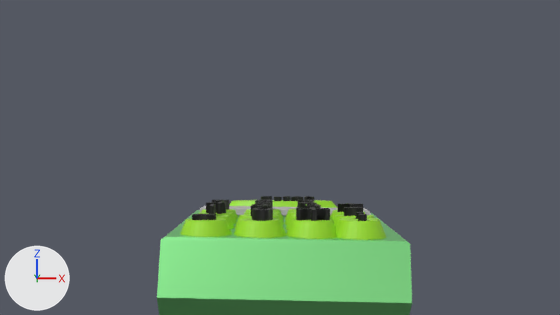
Two versions of the Blender file calculator-model.blend, one commit apart.
Rendered twice from the file's camera 'Camera'. Every picture has the same lights, and +X, +Y and +Z are marked at lower left.

The first picture shows '0', 'but1', 'but2', 'but4', 'but6', 'but7', 'but9', 'but_clear', 'but_div', 'but_enter', 'but_minus', 'but_mov', 'but_plus', 'calc', 'screen'.
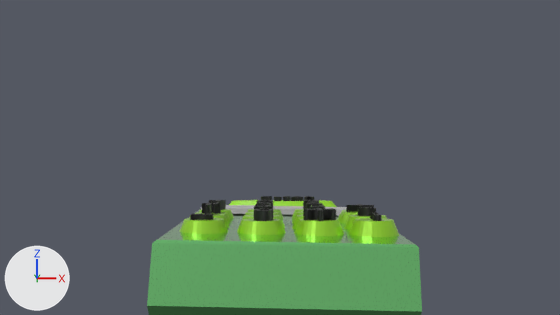
Changed parts and their boxes (x1, y1, x2, y2) in the pictures (560 x 315 px):
'calc', surface changed, rescaled
    before: (157, 210, 412, 315)
    after: (147, 210, 422, 315)
'but_mov', moved, rescaled
    before: (286, 207, 337, 239)
    after: (294, 208, 344, 236)
'but_div', moved, rescaled
    before: (336, 212, 386, 240)
    after: (349, 213, 399, 237)
'but_enter', moved, rescaled
    before: (180, 214, 232, 237)
    after: (180, 214, 228, 234)
'screen', moved
    before: (200, 205, 371, 216)
    after: (201, 205, 346, 215)
'but_minus', moved
    before: (333, 207, 374, 227)
    after: (344, 208, 387, 230)
'but_plus', moved, rescaled
    before: (331, 203, 365, 220)
    after: (338, 204, 374, 224)
'but4', moved
    before: (199, 202, 237, 224)
    after: (195, 202, 231, 223)
'but1', moved
    before: (209, 204, 235, 229)
    after: (189, 203, 229, 227)
'but2', moved, rescaled (8% shorter)
    before: (235, 204, 280, 229)
    after: (239, 205, 285, 228)
'but7', moved
    before: (202, 200, 238, 220)
    after: (199, 200, 234, 219)
'but6', moved, rescaled (8% shorter)
    before: (285, 202, 317, 225)
    after: (292, 202, 323, 223)
'but9', moved, rescaled (7% narrower)
    before: (285, 200, 314, 220)
    after: (292, 200, 319, 219)

The edits, one by one:
In material 'calc' (mat_calc), roughness goes from 0.5 to 0.15.
Object 'calc' (ob_calc) is rescaled from (1.0, 1.0, 1.0) to (1.24, 1.0, 1.0).
Object 'screen' (ob_screen) moves from (0.003, 0.484, 0.938) to (0.003, 0.64, 0.938).
Object 'but1' (ob_but1) moves from (-0.68, -1.057, 0.911) to (-0.721, -1.084, 0.928).
Object 'but2' (ob_but2) moves from (-0.209, -1.082, 0.911) to (-0.181, -1.082, 0.911).
Object 'but2' (ob_but2) is rescaled from (1.0, 1.0, 1.0) to (0.958, 0.958, 0.958).
Object 'but4' (ob_but4) moves from (-0.675, -0.638, 0.911) to (-0.727, -0.609, 0.911).
Object 'but6' (ob_but6) moves from (0.285, -0.647, 0.911) to (0.353, -0.596, 0.911).
Object 'but6' (ob_but6) is rescaled from (1.0, 1.0, 1.0) to (0.958, 0.958, 0.958).
Object 'but7' (ob_but7) moves from (-0.682, -0.212, 0.911) to (-0.725, -0.138, 0.911).
Object 'but9' (ob_but9) moves from (0.285, -0.212, 0.911) to (0.349, -0.13, 0.911).
Object 'but9' (ob_but9) is rescaled from (1.0, 1.0, 1.0) to (0.958, 0.958, 0.958).
Object 'but_div' (ob_but_div) moves from (0.652, -1.718, 0.984) to (0.792, -1.718, 0.984).
Object 'but_div' (ob_but_div) is rescaled from (1.0, 1.0, 1.0) to (0.958, 0.958, 0.958).
Object 'but_enter' (ob_but_enter) moves from (-0.779, -1.72, 0.984) to (-0.796, -1.712, 0.988).
Object 'but_enter' (ob_but_enter) is rescaled from (1.0, 1.0, 1.0) to (0.958, 0.958, 0.958).
Object 'but_minus' (ob_but_minus) moves from (0.652, -1.239, 0.984) to (0.789, -1.226, 0.984).
Object 'but_mov' (ob_but_mov) moves from (0.214, -1.717, 0.984) to (0.28, -1.717, 0.984).
Object 'but_mov' (ob_but_mov) is rescaled from (1.0, 1.0, 1.0) to (0.958, 0.958, 0.958).
Object 'but_plus' (ob_but_plus) moves from (0.664, -0.791, 0.984) to (0.768, -0.728, 0.984).
Object 'but_plus' (ob_but_plus) is rescaled from (0.89, 0.89, 0.89) to (0.955, 0.853, 0.747).
